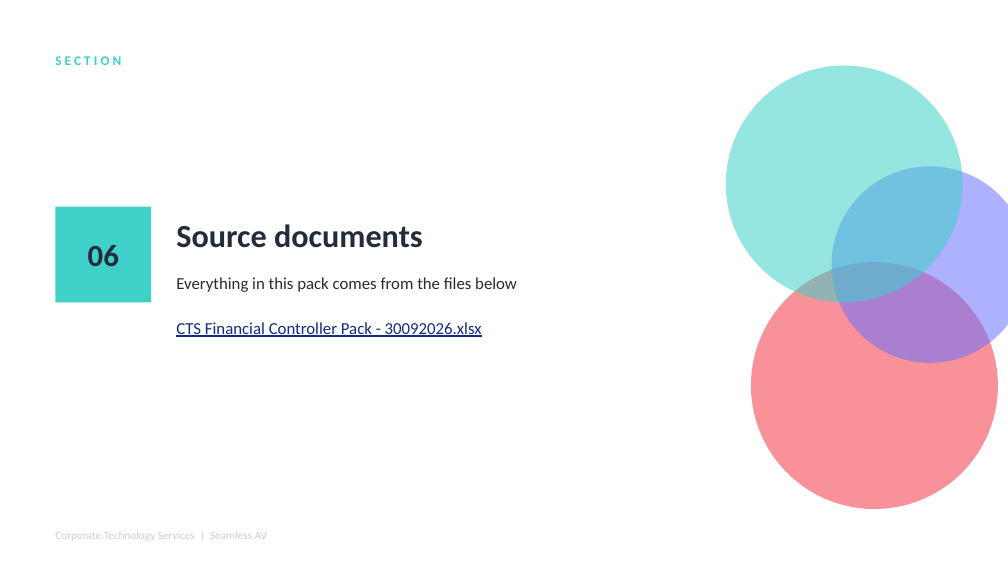
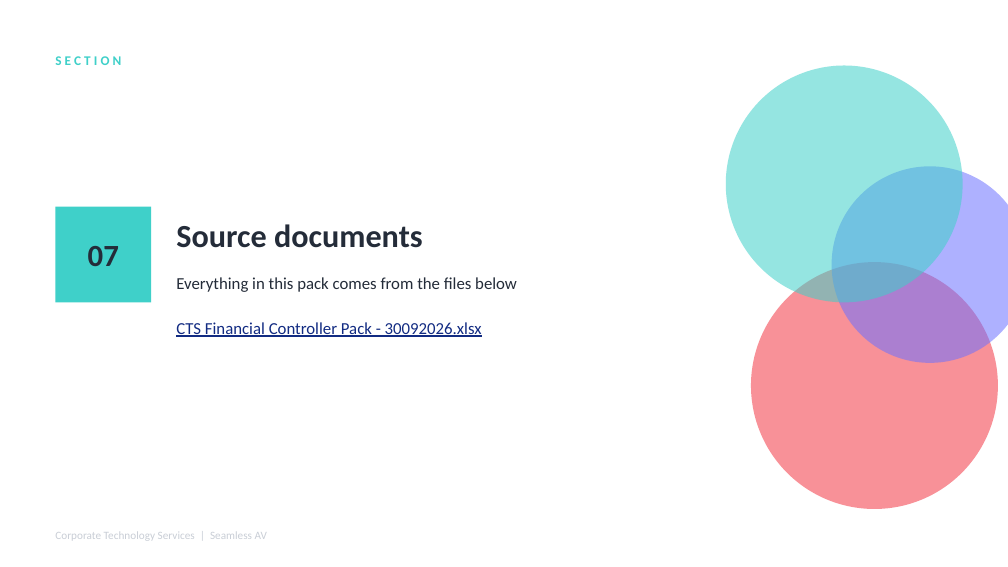
Before and after one commit to WesleyNelson-O33/Claude, a slide deck: slide 41 of deck/CTS Monthly Business Review - 30092026.pptx (slide 40 before the commit). Drawn at 1008x567 pixels with LibreOffice and Linux fonts; fonts in the diff are those of the drawing. Boxes give left, top, right and bottom in pixels: in the first picture for what was removed or moved away, otherwise in the second. Text is boxed around its words. In the diff, an @@ line names an element or a change of style, - is before the commit and + after.

```diff
--- a/deck/CTS Monthly Business Review - 30092026.pptx
+++ b/deck/CTS Monthly Business Review - 30092026.pptx
@@ text at box(88, 246, 119, 266): text changed @@
-06
+07
```
Also in this commit, not shown: 13 other slides changed, 1 slide added, 1 other file.
